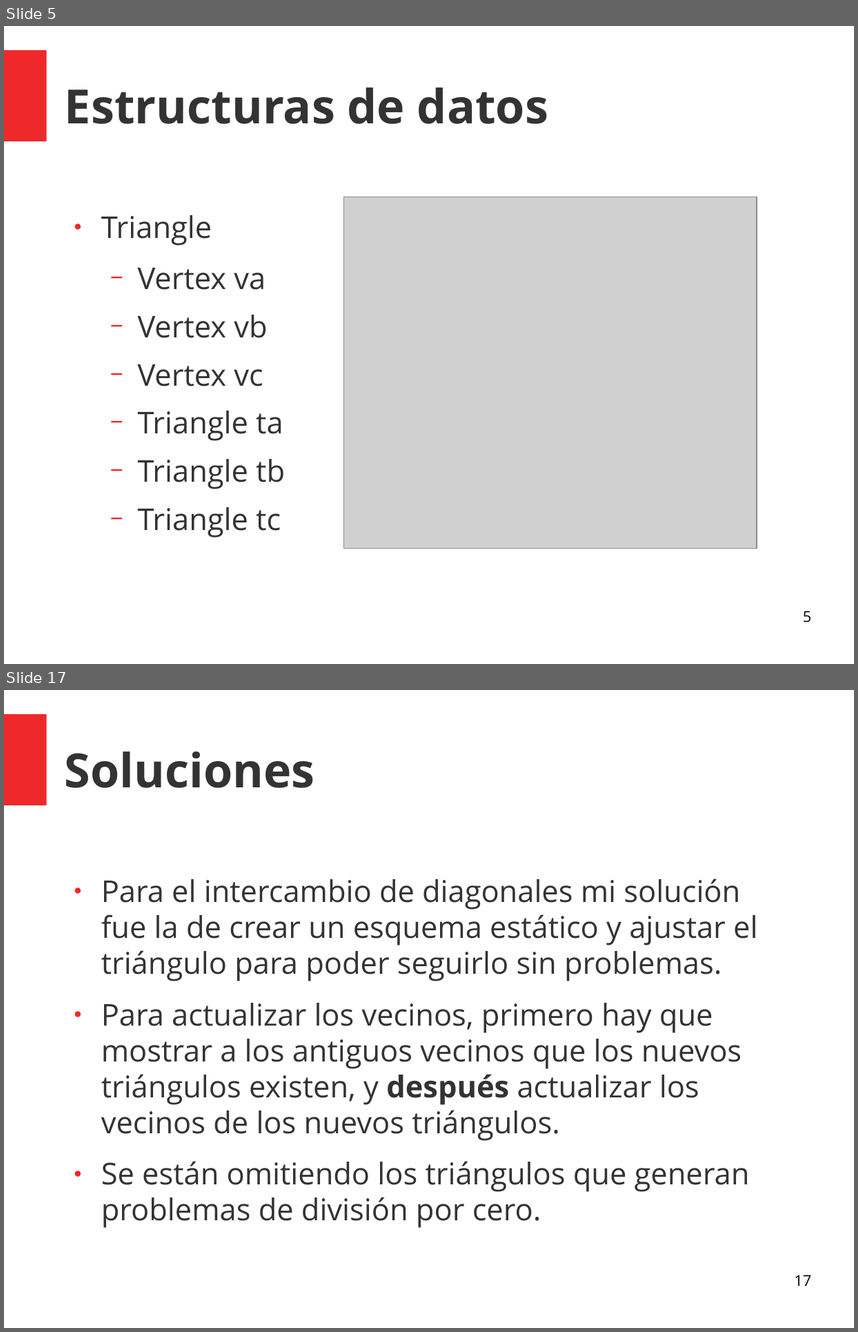
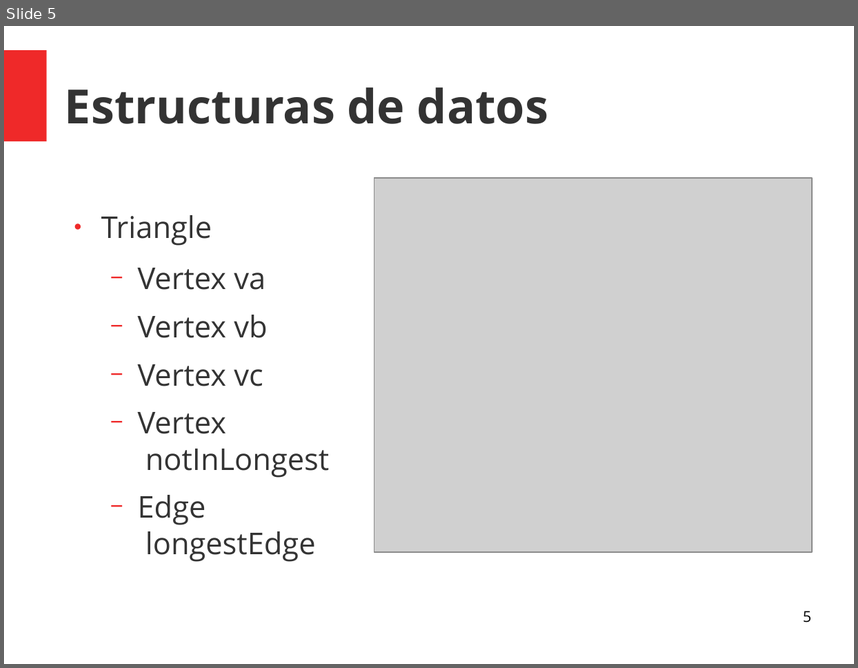
Before and after one commit to KaiLuQiu/LeppDelaunay, a slide deck: Presentación/Presentacion Avance Tarea 2.odp. Shown one above the other, each under a label of ours: slides 5 and 17 before the commit, slide 5 after it; the slides between them are not shown. The pictures are 858x1332 and 858x668 pixels, drawn with LibreOffice and Linux fonts; fonts in the diff are those of the drawing; grey boxes stand for pictures. Boxes give left, top, right and bottom in pixels: in the first picture for what was removed or moved away, otherwise in the second. Text is boxed around its words. In the diff, an @@ line names an element or a change of style, - is before the commit and + after.

```diff
--- a/Presentación/Presentacion Avance Tarea 2.odp
+++ b/Presentación/Presentacion Avance Tarea 2.odp
@@ slide 17 removed at box(4, 690, 854, 1328), background #FFFFFF; not listed: 1 template element that a slide beside it also shows @@
@@ title removed at box(65, 751, 315, 788) @@
-Soluciones
@@ text removed at box(101, 878, 757, 1228) @@
-● Para el intercambio de diagonales mi solución fue la de crear un esquema estático y ajustar el triángulo para poder seguirlo sin problemas.
-● Para actualizar los vecinos, primero hay que mostrar a los antiguos vecinos que los nuevos triángulos existen, y después actualizar los vecinos de los nuevos triángulos.
-● Se están omitiendo los triángulos que generan problemas de división por cero.
@@ page number removed at box(794, 1274, 811, 1285) @@
-17
@@ slide 5 changed as well @@
@@ picture: place and size @@
-picture at box(344, 196, 757, 548)
+picture at box(375, 178, 813, 552)
@@ text at box(138, 412, 329, 561): text changed @@
-  − Triangle ta
-  − Triangle tb
-  − Triangle tc
+  − Vertex
+    notInLongest
+  − Edge
+    longestEdge
```
Also in this commit, not shown: 3 other slides changed, 6 slides added, 15 other slides removed, 13 other files.
